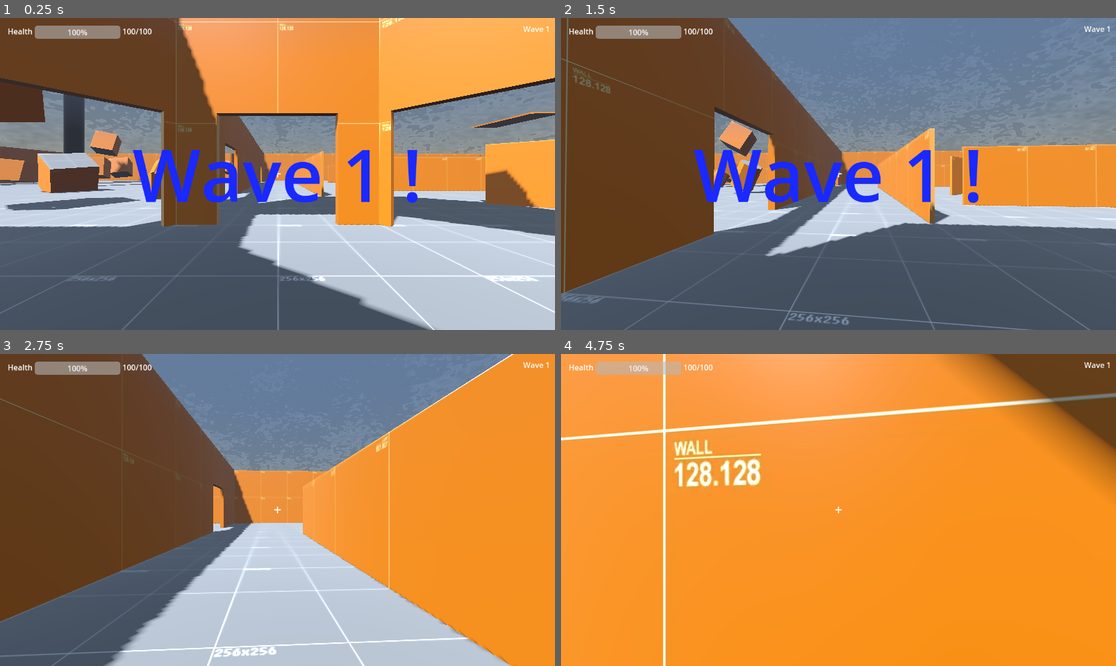
Above: before the commit, frames 1-4 (two rows, left to right).
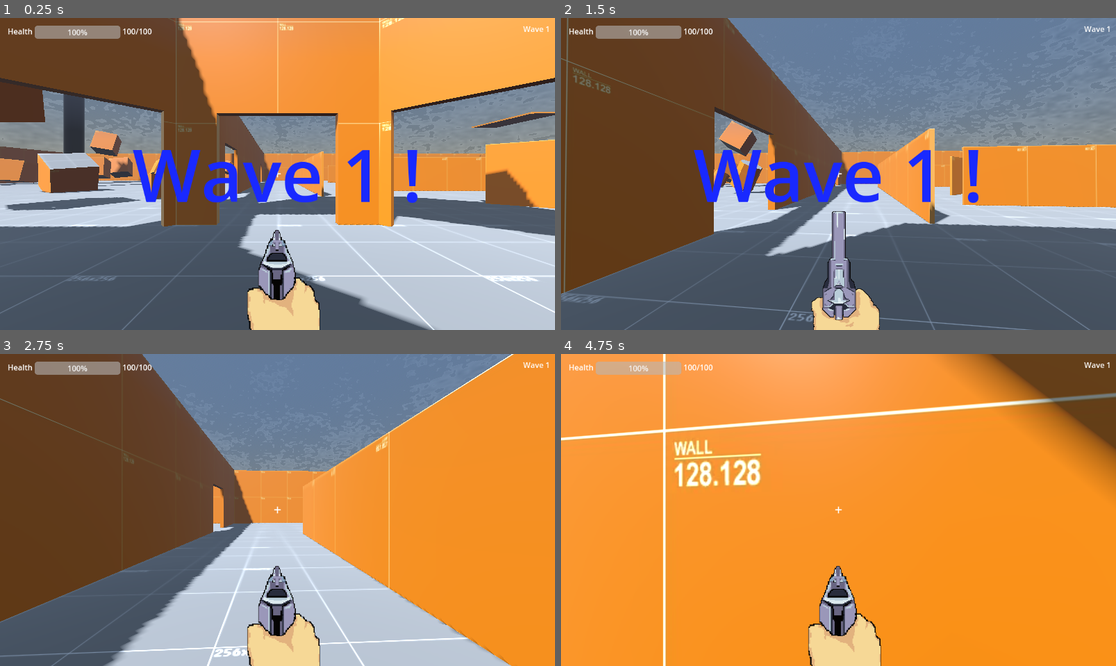
Above: after the commit, the same moments.

Repository: Liloslash/gwj_critters
Game: Godot game, scene res://World.tscn
Two runs of this game, one before a commit and one after it. Both use one fixed random seed, a clock stepped at 60 frames per second and the inputs below.
Inputs (mouse positions are in pixels of both pictures, inside the frame that each line leads up to):
- Up to frame 1 (0.25 s): no input
- Up to frame 2 (1.5 s): tap Enter (ui_accept) at 0.5, 0.77 s; move the mouse to (866, 174) at 0.52 s; press the mouse at (866, 174) at 0.53 s; hold W (up) from 0.53 s (still down); move the mouse to (810, 174) at 1.27 s; release the mouse at (810, 174) at 1.28 s; click (810, 174) at 1.35 s
- Up to frame 3 (2.75 s): keep holding W (up); tap Enter (ui_accept) at 1.52 s; move the mouse to (288, 503) at 2.02 s; press the mouse at (288, 503) at 2.03 s
- Up to frame 4 (4.75 s): keep holding W (up); move the mouse to (832, 516) at 2.77 s; release the mouse at (832, 516) at 2.78 s; click (832, 516) at 2.85 s; tap Enter (ui_accept) at 3.02, 3.77, 4.52 s; move the mouse to (877, 513) at 3.52 s; press the mouse at (877, 513) at 3.53 s; move the mouse to (794, 506) at 4.27 s; release the mouse at (794, 506) at 4.28 s; click (794, 506) at 4.35 s

The runs differ from the first frame. In frame 1, 2.6% of the frame differs, in the area x 44-58%, y 67-100%; in frame 2, 2.2%; in frame 3, 2.6%; in frame 4, 2.7%.

Commit message:
Add gong sound effect on wave start and integrate gun firing animation in player controls. Updated world and player scenes to include new audio and animation resources.

Diff:
--- a/World.tscn
+++ b/World.tscn
@@ -9,6 +9,7 @@
 [ext_resource type="PackedScene" uid="uid://b5v7mvrbkibl0" path="res://map/Arena.glb" id="3_p1v5b"]
 [ext_resource type="PackedScene" uid="uid://bqhbsi6kyt762" path="res://map/Obstacles.glb" id="3_wygdx"]
 [ext_resource type="Script" uid="uid://dhxj3oct7bbmf" path="res://spawn_zones.gd" id="9_fv4w7"]
+[ext_resource type="AudioStream" uid="uid://c27ungj3tid2y" path="res://Assets/Sons Critters/Bruitage/Gong/shovel-gong.mp3" id="10_fvag4"]
 
 [sub_resource type="FastNoiseLite" id="FastNoiseLite_eu7l1"]
 noise_type = 3
@@ -120,3 +121,6 @@
 shape = SubResource("BoxShape3D_bah7m")
 
 [node name="WaveTimer" type="Timer" parent="."]
+
+[node name="GongPlayer" type="AudioStreamPlayer" parent="."]
+stream = ExtResource("10_fvag4")
--- a/player/Player.tscn
+++ b/player/Player.tscn
@@ -1,13 +1,69 @@
-[gd_scene load_steps=6 format=3 uid="uid://bporlauvhb1m8"]
+[gd_scene load_steps=14 format=3 uid="uid://bporlauvhb1m8"]
 
 [ext_resource type="Script" uid="uid://bd02db1dg7fme" path="res://player/player.gd" id="1_xhfnw"]
 [ext_resource type="Script" uid="uid://cg4svlkrqmlrv" path="res://player/raycast_weapon.gd" id="2_weapon"]
 [ext_resource type="AudioStream" uid="uid://dyxlurd1gttlb" path="res://Assets/Sons Critters/Bruitage/Dégats/pistol-shot.mp3" id="3_wnvi2"]
+[ext_resource type="Texture2D" uid="uid://drh5xetmhdnv4" path="res://Assets/Sprites/Gun-HUD.png" id="4_83hs8"]
 
 [sub_resource type="CapsuleShape3D" id="CapsuleShape3D_0rwas"]
 
 [sub_resource type="SphereShape3D" id="SphereShape3D_xhfnw"]
 radius = 2.0
+
+[sub_resource type="AtlasTexture" id="AtlasTexture_x8kxw"]
+atlas = ExtResource("4_83hs8")
+region = Rect2(0, 0, 1000, 1000)
+
+[sub_resource type="AtlasTexture" id="AtlasTexture_aqcbf"]
+atlas = ExtResource("4_83hs8")
+region = Rect2(1000, 0, 1000, 1000)
+
+[sub_resource type="AtlasTexture" id="AtlasTexture_gskgj"]
+atlas = ExtResource("4_83hs8")
+region = Rect2(2000, 0, 1000, 1000)
+
+[sub_resource type="AtlasTexture" id="AtlasTexture_06mnu"]
+atlas = ExtResource("4_83hs8")
+region = Rect2(0, 1000, 1000, 1000)
+
+[sub_resource type="AtlasTexture" id="AtlasTexture_mhpjh"]
+atlas = ExtResource("4_83hs8")
+region = Rect2(1000, 1000, 1000, 1000)
+
+[sub_resource type="AtlasTexture" id="AtlasTexture_83hs8"]
+atlas = ExtResource("4_83hs8")
+region = Rect2(0, 0, 1000, 1000)
+
+[sub_resource type="SpriteFrames" id="SpriteFrames_wnvi2"]
+animations = [{
+"frames": [{
+"duration": 1.0,
+"texture": SubResource("AtlasTexture_x8kxw")
+}, {
+"duration": 1.0,
+"texture": SubResource("AtlasTexture_aqcbf")
+}, {
+"duration": 1.0,
+"texture": SubResource("AtlasTexture_gskgj")
+}, {
+"duration": 1.0,
+"texture": SubResource("AtlasTexture_06mnu")
+}, {
+"duration": 1.0,
+"texture": SubResource("AtlasTexture_mhpjh")
+}],
+"loop": false,
+"name": &"fire",
+"speed": 25.0
+}, {
+"frames": [{
+"duration": 1.0,
+"texture": SubResource("AtlasTexture_83hs8")
+}],
+"loop": true,
+"name": &"idle",
+"speed": 5.0
+}]
 
 [node name="Player" type="CharacterBody3D"]
 script = ExtResource("1_xhfnw")
@@ -38,3 +94,11 @@
 stream = ExtResource("3_wnvi2")
 volume_db = -20.702
 max_polyphony = 4
+
+[node name="CanvasLayer" type="CanvasLayer" parent="."]
+
+[node name="FireGunAnimation" type="AnimatedSprite2D" parent="CanvasLayer"]
+position = Vector2(563, 150)
+sprite_frames = SubResource("SpriteFrames_wnvi2")
+animation = &"fire"
+autoplay = "idle"
--- a/player/player.gd
+++ b/player/player.gd
@@ -8,6 +8,7 @@
 
 @onready var damage_zone: Area3D = $DamageZone
 @onready var weapon: RaycastWeapon = $MainWeapon
+@onready var fire_gun_animation: AnimatedSprite2D = $CanvasLayer/FireGunAnimation
 
 @export var max_health = 100
 @export var current_health = 100
@@ -23,6 +24,11 @@
 	Input.set_mouse_mode(Input.MOUSE_MODE_CAPTURED)
 	damage_zone.body_entered.connect(_on_enemy_entered)
 	damage_zone.body_exited.connect(_on_enemy_exited)
+	fire_gun_animation.animation_finished.connect(_on_gun_animation_finished)
+	# S'assurer que l'animation est sur la frame 0 de "fire" dès le démarrage
+	fire_gun_animation.animation = "fire"
+	fire_gun_animation.frame = 0
+	fire_gun_animation.pause()
 
 func _on_enemy_entered(body):
 	if not _is_enemy(body):
@@ -79,7 +85,13 @@
 
 func _try_fire_weapon() -> void:
 	if weapon and weapon.has_method("fire"):
-		weapon.fire()
+		var has_fired = weapon.fire()
+		if has_fired:
+			fire_gun_animation.play("fire")
+
+func _on_gun_animation_finished() -> void:
+	fire_gun_animation.frame = 0
+	fire_gun_animation.pause()
 
 func _process_damage(delta: float) -> void:
 	if enemies_in_range.is_empty() or is_dead():
--- a/world.gd
+++ b/world.gd
@@ -1,9 +1,12 @@
 extends Node3D
 
 @onready var spawn_timer: Timer = $SpawnTimer
+@onready var wave_timer: Timer = $WaveTimer
+
 @onready var spawn_zones: Area3D = $SpawnZones
 
-@onready var wave_timer: Timer = $WaveTimer
+@onready var gong_player: AudioStreamPlayer = $GongPlayer
+
 
 @export var enemy_scene: PackedScene
 @export var enemy_scenes: Array[PackedScene] = []
@@ -42,6 +45,8 @@
 	print("Wave %d: %d enemies to spawn (spawn delay: %.2fs)" % [current_wave, enemies_to_spawn_this_wave, spawn_timer.wait_time])
 	_update_hud_wave_started()
 	spawn_timer.start()
+	gong_player.play()
+
 
 func _on_wave_timer_timeout() -> void:
 	_start_next_wave()
Not shown, added: Assets/Sprites/Gun-HUD.png.import
Not shown: 1 places in World.tscn that only renumber resources
